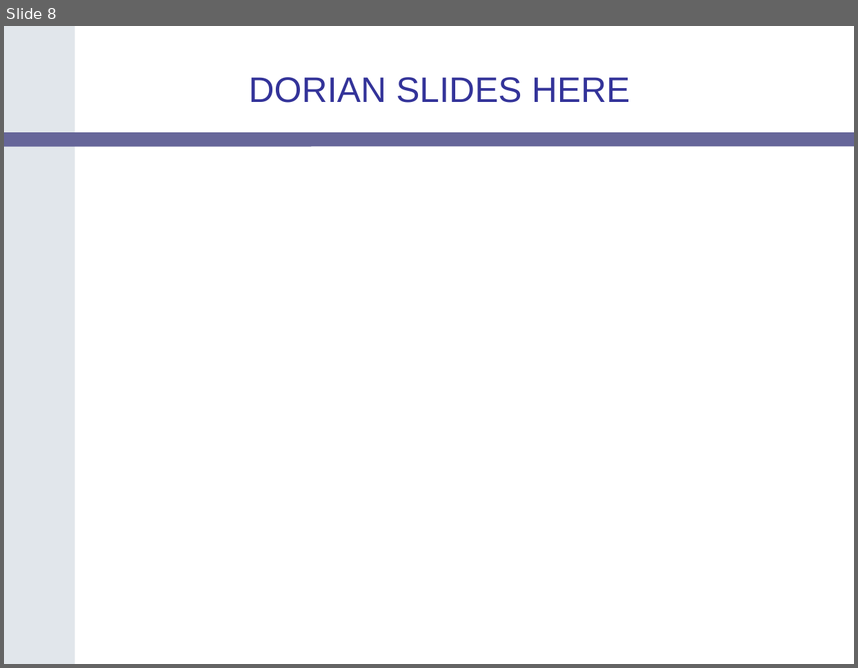
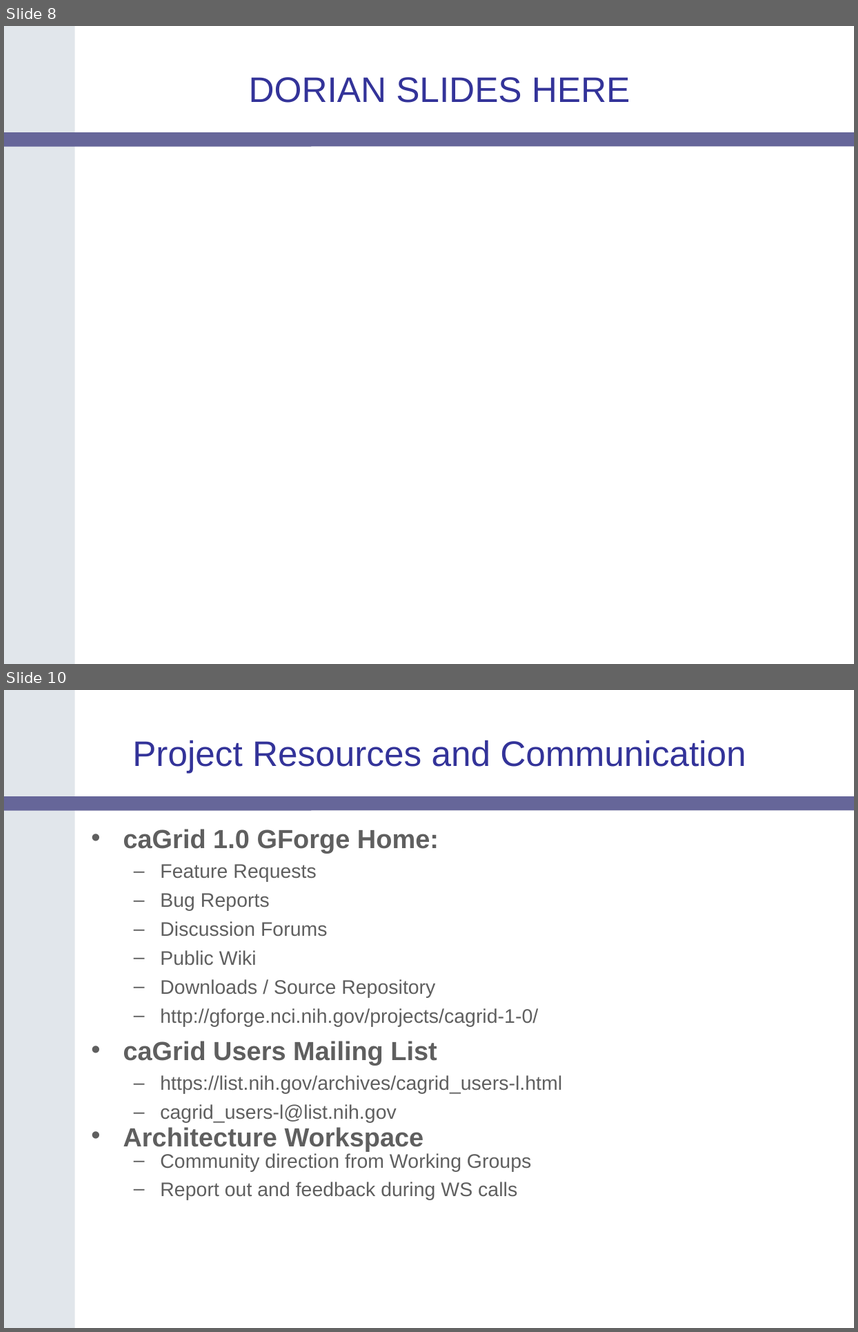
Before and after one commit to NCIP/cagrid-portal, a slide deck: cagrid-1-0/Documentation/presentations/200604_AnnualMeeting/caGrid-1.0-Demo.ppt. Shown one above the other, each under a label of ours: slide 8 before the commit, slides 8 and 10 after it; the slides between them are not shown. The pictures are 858x668 and 858x1332 pixels, drawn with LibreOffice and Linux fonts; fonts in the diff are those of the drawing; background and template pictures are left out. Boxes give left, top, right and bottom in pixels: in the first picture for what was removed or moved away, otherwise in the second. Text is boxed around its words. In the diff, an @@ line names an element or a change of style, - is before the commit and + after.

```diff
--- a/cagrid-1-0/Documentation/presentations/200604_AnnualMeeting/caGrid-1.0-Demo.ppt
+++ b/cagrid-1-0/Documentation/presentations/200604_AnnualMeeting/caGrid-1.0-Demo.ppt
@@ slide 10 added at [4, 690, 854, 1328], background #FFFFFF; not listed: 2 template elements that a slide beside it also shows @@
@@ title added at [132, 740, 746, 773], 30 pt, text #333399 @@
+Project Resources and Communication
@@ text added at [123, 829, 562, 1200], 16.6 pt, text #5F5F5F @@
+• caGrid 1.0 GForge Home:
+  – Feature Requests
+  – Bug Reports
+  – Discussion Forums
+  – Public Wiki
+  – Downloads / Source Repository
+  – http://gforge.nci.nih.gov/projects/cagrid-1-0/
+• caGrid Users Mailing List
+  – https://list.nih.gov/archives/cagrid_users-l.html
+  – cagrid_users-l@list.nih.gov
+• Architecture Workspace
+  – Community direction from Working Groups
+  – Report out and feedback during WS calls
```
Also in this commit, not shown: 4 other slides added, 2 slides removed.
